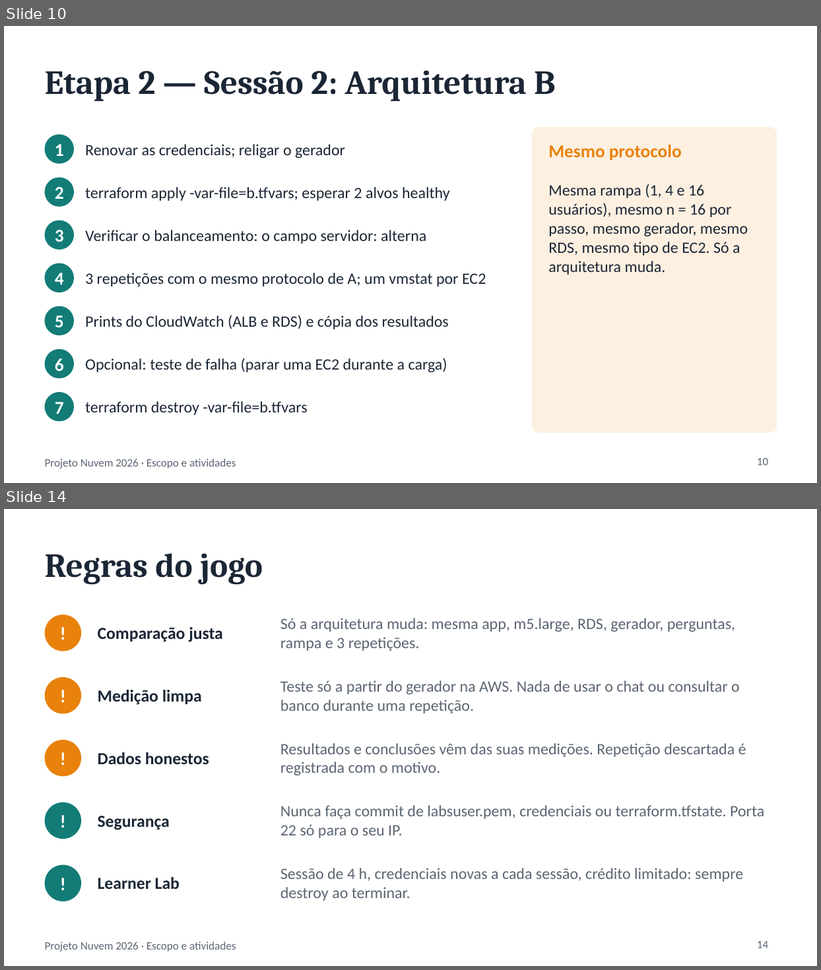
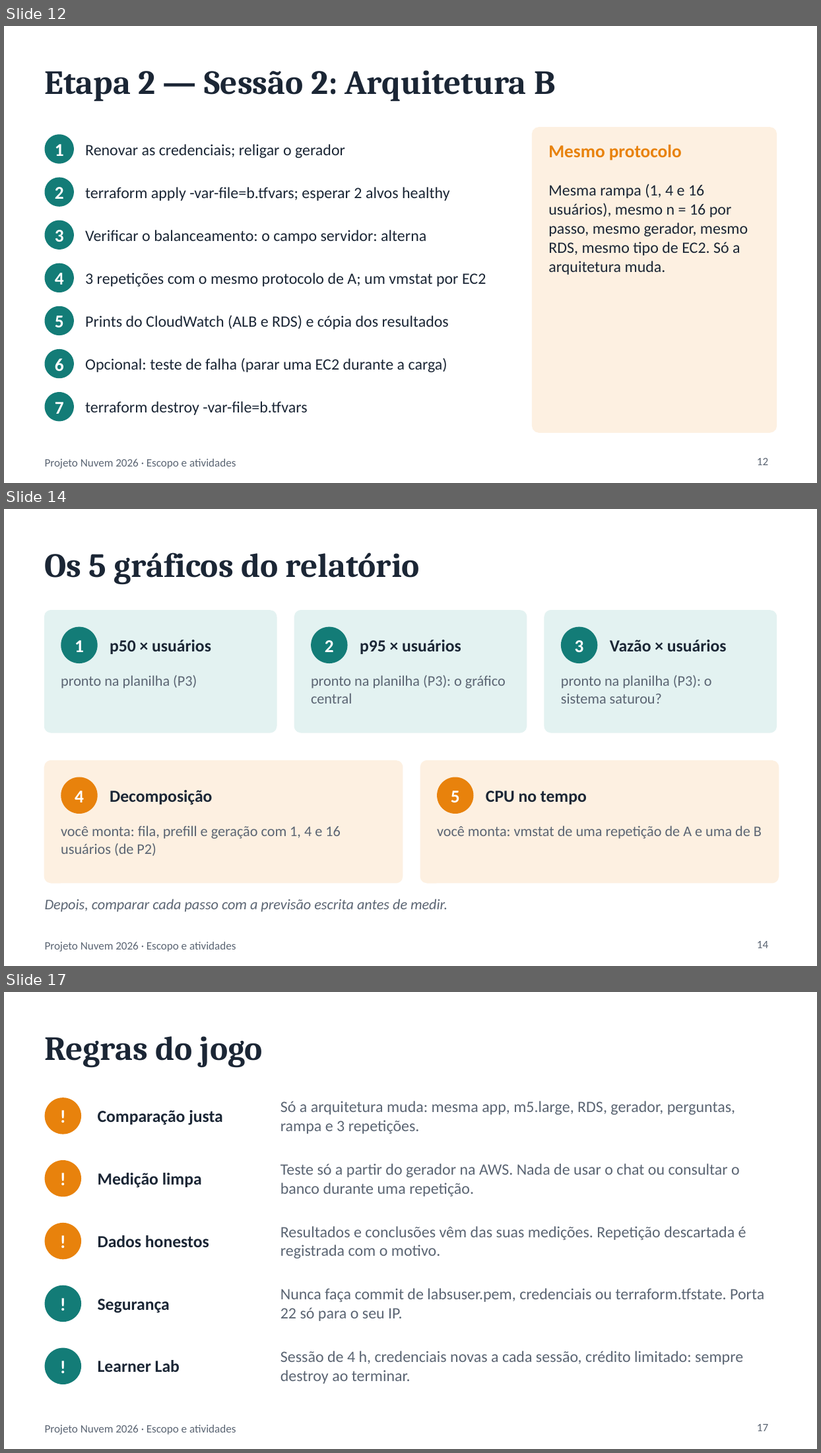
Before and after one commit to emadruga/projeto-aws-chatbot, a slide deck: docs/slides/ESCOPO_E_ATIVIDADES.pptx. Shown one above the other, each under a label of ours: slides 10 and 14 before the commit, slides 12, 14 and 17 after it; the slides between them are not shown. The pictures are 821x970 and 821x1453 pixels, drawn with LibreOffice and Linux fonts; fonts in the diff are those of the drawing. Boxes give left, top, right and bottom in pixels: in the first picture for what was removed or moved away, otherwise in the second. Text is boxed around its words. In the diff, an @@ line names an element or a change of style, - is before the commit and + after.

```diff
--- a/docs/slides/ESCOPO_E_ATIVIDADES.pptx
+++ b/docs/slides/ESCOPO_E_ATIVIDADES.pptx
@@ slide 14 added at (4,509,817,966), background #FFFFFF; not listed: 1 template element that a slide beside it also shows @@
@@ title added at (45,553,420,585), 30 pt, text #1B2635, bold @@
+Os 5 gráficos do relatório
@@ rounded rectangle added at (45,611,277,733), fill #E3F2F1, outline #E3F2F1 1 pt @@
@@ ellipse added at (61,627,98,663), fill #137C77, 16 pt, text #FFFFFF, bold @@
+1
@@ rounded rectangle added at (295,611,527,733), fill #E3F2F1, outline #E3F2F1 1 pt @@
@@ ellipse added at (310,627,347,663), fill #137C77, 16 pt, text #FFFFFF, bold @@
+2
@@ rounded rectangle added at (545,611,776,733), fill #E3F2F1, outline #E3F2F1 1 pt @@
@@ ellipse added at (561,627,597,663), fill #137C77, 16 pt, text #FFFFFF, bold @@
+3
@@ text added at (110,640,211,654), 15 pt, text #1B2635, bold @@
+p50 × usuários
@@ text added at (360,640,461,654), 15 pt, text #1B2635, bold @@
+p95 × usuários
@@ text added at (610,640,727,652), 15 pt, text #1B2635, bold @@
+Vazão × usuários
@@ text added at (61,675,197,689), 13 pt, text #5B6573 @@
+pronto na planilha (P3)
@@ text added at (311,675,506,704), 13 pt, text #5B6573 @@
+pronto na planilha (P3): o gráfico central
@@ text added at (561,675,712,704), 13 pt, text #5B6573 @@
+pronto na planilha (P3): o sistema saturou?
@@ rounded rectangle added at (45,761,403,883), fill #FDF0E1, outline #FDF0E1 1 pt @@
@@ rounded rectangle added at (420,761,778,883), fill #FDF0E1, outline #FDF0E1 1 pt @@
@@ ellipse added at (61,778,98,814), fill #E8820C, 16 pt, text #FFFFFF, bold @@
+4
@@ ellipse added at (438,778,474,814), fill #E8820C, 16 pt, text #FFFFFF, bold @@
+5
@@ text added at (110,790,212,805), 15 pt, text #1B2635, bold @@
+Decomposição
@@ text added at (486,791,587,805), 15 pt, text #1B2635, bold @@
+CPU no tempo
@@ text added at (61,826,341,856), 13 pt, text #5B6573 @@
+você monta: fila, prefill e geração com 1, 4 e 16 usuários (de P2)
@@ text added at (437,826,762,839), 13 pt, text #5B6573 @@
+você monta: vmstat de uma repetição de A e uma de B
@@ text added at (45,899,448,912), 13 pt, text #5B6573, italic @@
+Depois, comparar cada passo com a previsão escrita antes de medir.
@@ page number added at (757,941,768,949), 10 pt, text #5B6573 @@
+14
@@ what was slide 10 is now slide 12 @@
@@ page number at (757,458,768,466): text changed @@
-10
+12
@@ what was slide 14 is now slide 17 @@
@@ page number at (757,1424,768,1432): text changed @@
-14
+17
```
Also in this commit, not shown: 9 slides changed, 3 other slides added, 1 slide removed, 3 other files.
